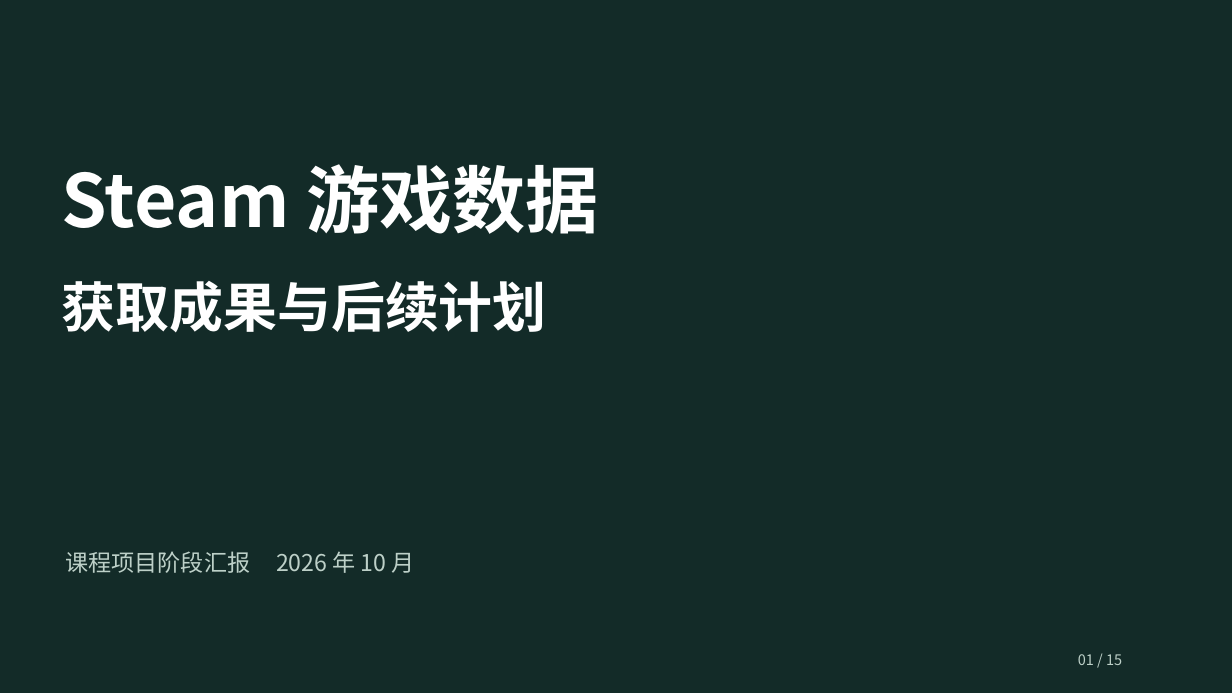
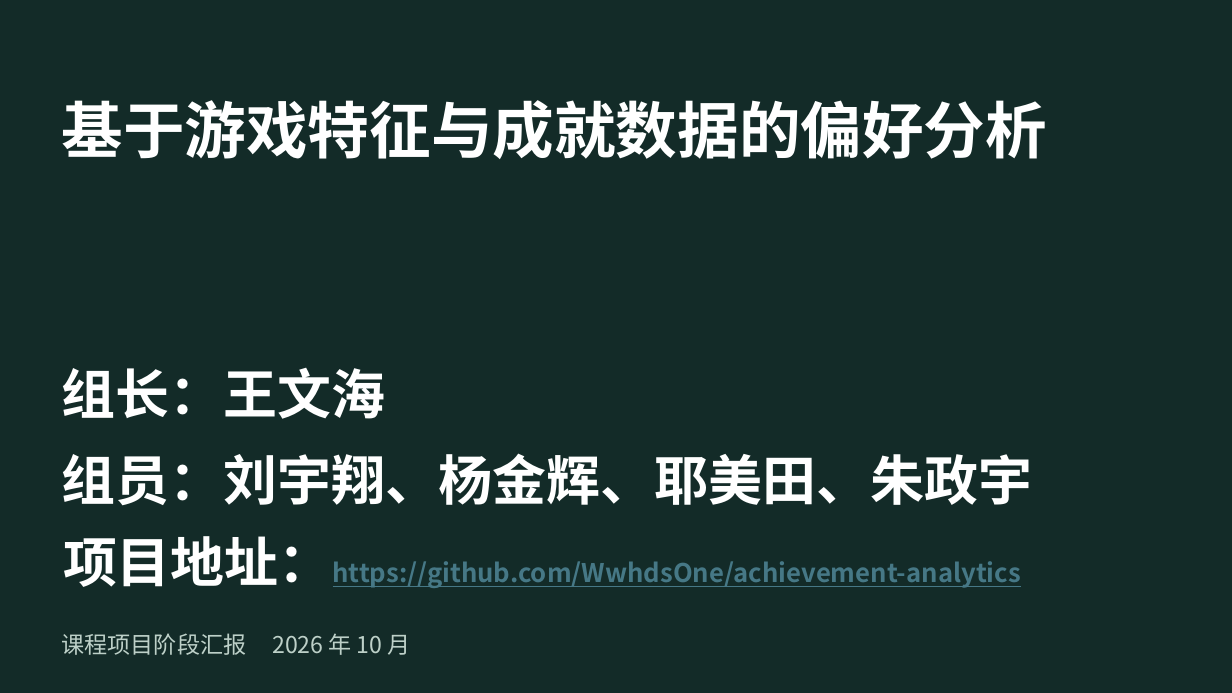
Before and after one commit to WwhdsOne/achievement-analytics, a slide deck: slide 1 of docs/presentations/数据获取与后续计划-2026-10-13-最终版.pptx. Drawn at 1232x693 pixels with LibreOffice and Linux fonts; fonts in the diff are those of the drawing. Boxes give left, top, right and bottom in pixels: in the first picture for what was removed or moved away, otherwise in the second. Text is boxed around its words. In the diff, an @@ line names an element or a change of style, - is before the commit and + after.

Commit message:
docs: 补充数据质量提醒并更新汇报材料
docs/data-report.md 新增三条实测发现，都直接影响后续建模的口径：

- price_cents 币种不一致，不能当金额用：商店搜索与 appdetails 都按请求 IP 推断地区
  返回价格，而两张表都只存整数没存币种（日元/韩元 0 位小数会被放大 100 倍）。
  实证同一游戏两表差 130 倍，价格分析只能用 is_free 二值
- store_search_games.tag_ids 未解码：存的是 Steam 官方标签数字 ID（429 个不同标签），
  覆盖 100%，补齐 tagid→名称 字典即可给全量游戏配上细粒度标签
- 商店评价三件套只有 72.1%：缺失与「冷门」高度相关，分析时需注意

同批更新 docs/presentations/ 的汇报材料。

```diff
--- a/docs/presentations/数据获取与后续计划-2026-10-13-最终版.pptx
+++ b/docs/presentations/数据获取与后续计划-2026-10-13-最终版.pptx
@@ text at [62,100,1047,159]: text changed; size 57 to 48 pt @@
-Steam 游戏数据
+基于游戏特征与成就数据的偏好分析
@@ text removed at [62,281,547,333] @@
-获取成果与后续计划
@@ text added at [62,368,385,419], 42 pt, text #FFFFFF, bold @@
+组长：王文海
@@ text added at [62,453,1032,506], 42 pt, text #FFFFFF, bold @@
+组员：刘宇翔、杨金辉、耶美田、朱政宇
@@ text added at [63,536,1021,588], 20 pt, text #467886, bold, underline @@
+项目地址：https://github.com/WwhdsOne/achievement-analytics
@@ text "课程项目阶段汇报 2026 年 10 月": place and size @@
-text "课程项目阶段汇报 2026 年 10 月" at [65,551,415,573]
+text "课程项目阶段汇报 2026 年 10 月" at [62,633,411,655]
@@ text removed at [1078,654,1122,665] @@
-01 / 15
```
Also in this commit, not shown: 5 other slides changed, 2 slides removed, 1 other file.
